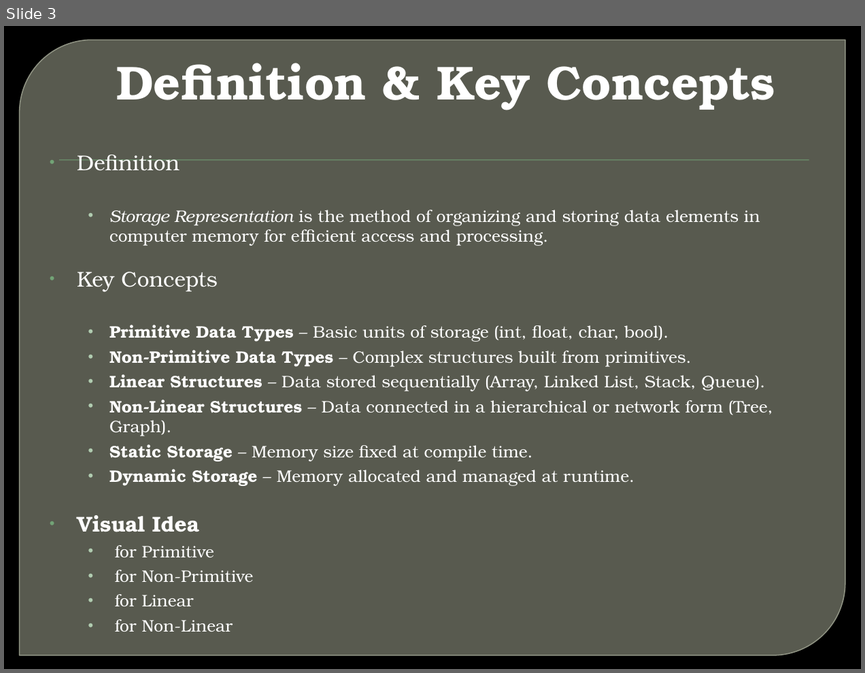
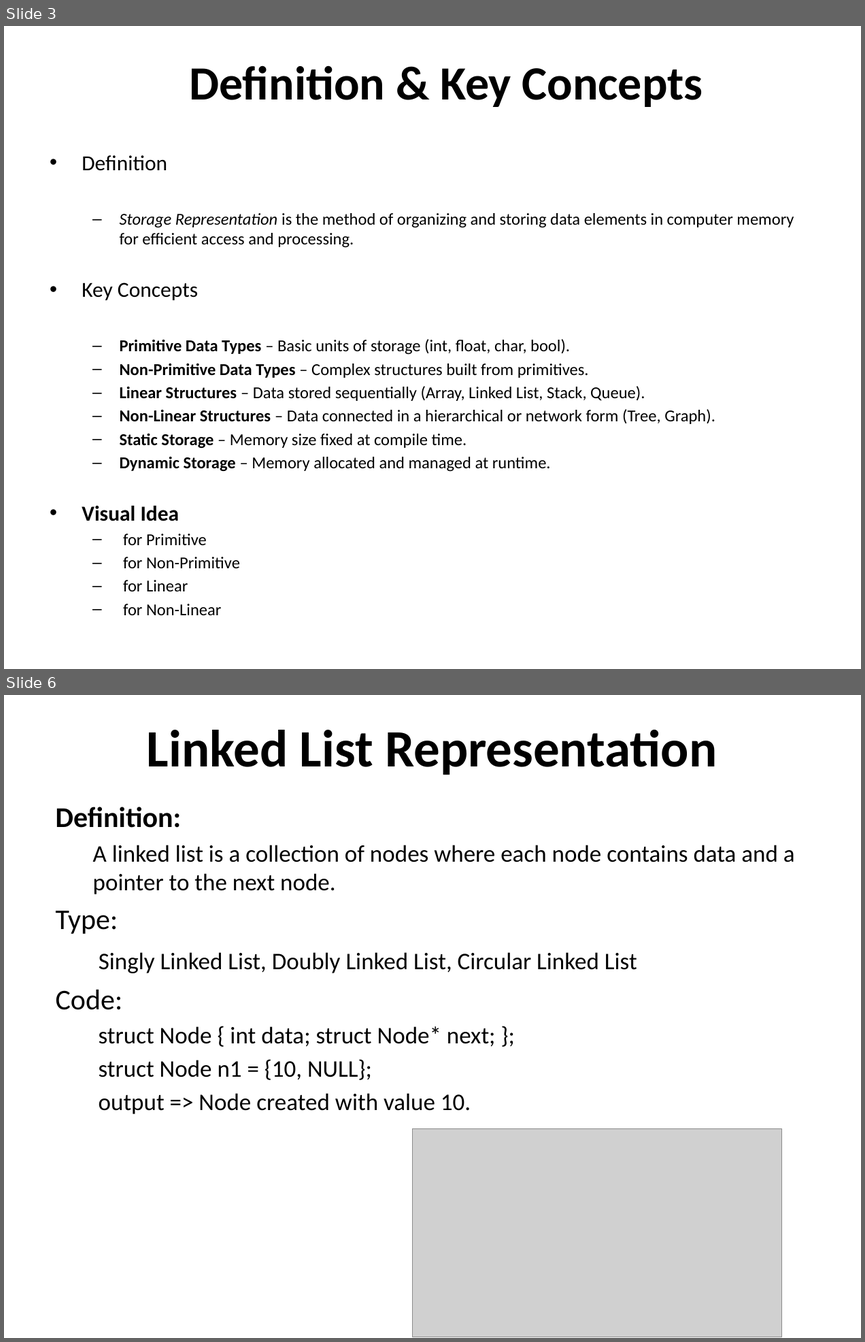
Before and after one commit to bhavyp2311/DBMS, a slide deck: DS/DS_PPT.pptx. Shown one above the other, each under a label of ours: slide 3 before the commit, slides 3 and 6 after it; the slides between them are not shown. The pictures are 865x673 and 865x1342 pixels, drawn with LibreOffice and Linux fonts; fonts in the diff are those of the drawing; grey boxes stand for pictures; background and template pictures are left out. Boxes give left, top, right and bottom in pixels: in the first picture for what was removed or moved away, otherwise in the second. Text is boxed around its words. In the diff, an @@ line names an element or a change of style, - is before the commit and + after.

```diff
--- a/DS/DS_PPT.pptx
+++ b/DS/DS_PPT.pptx
@@ slide 6 added at box(4, 695, 861, 1338), background #FFFFFF @@
@@ title added at box(147, 730, 717, 775), 44 pt, text #000000, bold @@
+Linked List Representation
@@ text added at box(56, 807, 795, 1114), 20 pt, text #000000 @@
+Definition:
+  A linked list is a collection of nodes where each node contains data and a pointer to the next node.
+Type:
+  Singly Linked List, Doubly Linked List, Circular Linked List
+Code:
+  struct Node { int data; struct Node* next; };
+  struct Node n1 = {10, NULL};
+  output => Node created with value 10.
@@ picture added at box(412, 1129, 781, 1337) @@
@@ slide 3 changed as well @@
@@ background picture (left out) to #FFFFFF @@
@@ round diag rect removed at box(20, 40, 845, 655) @@
@@ text "Definition & Key Concepts" at box(189, 65, 703, 107): font TeX Gyre Bonum to Calibri, text colour #FFFFFF to #000000 @@
@@ text "Definition" at box(82, 155, 793, 615): font TeX Gyre Bonum to Calibri, text colour #FFFFFF to #000000; indent changed; more space between paragraphs; bullet • to –; less space between paragraphs @@
@@ rectangle removed at box(59, 160, 808, 161) @@
```
Also in this commit, not shown: 4 other slides changed, 1 other slide added, 1 slide removed, 17 other files.
